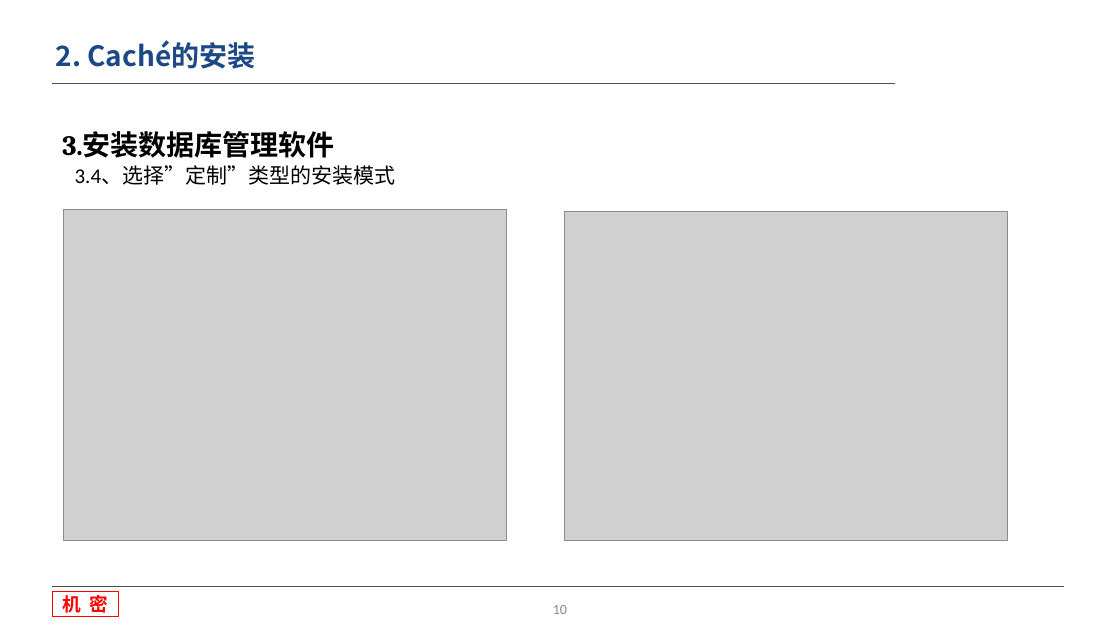
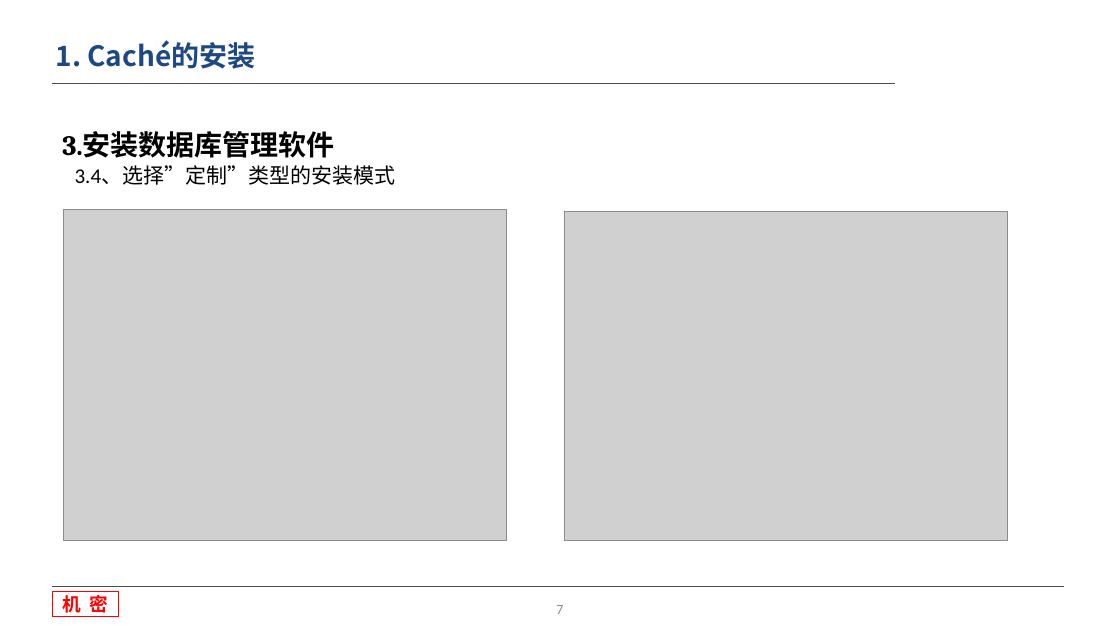
Before and after one commit to wang107014/WorkSpace, a slide deck: slide 7 of 收费-MD/文档/数据库安装和介绍培训.pptx (slide 10 before the commit). Drawn at 1120x630 pixels with LibreOffice and Linux fonts; fonts in the diff are those of the drawing; grey boxes stand for pictures; background and template pictures are left out. Boxes give left, top, right and bottom in pixels: in the first picture for what was removed or moved away, otherwise in the second. Text is boxed around its words. In the diff, an @@ line names an element or a change of style, - is before the commit and + after.

```diff
--- a/收费-MD/文档/数据库安装和介绍培训.pptx
+++ b/收费-MD/文档/数据库安装和介绍培训.pptx
@@ text at (56,40,256,69): text changed @@
-2. Caché的安装
+1. Caché的安装
@@ page number at (556,605,563,614): text changed @@
-10
+7
```
Also in this commit, not shown: 16 other slides changed, 3 slides added, 18 other files.
